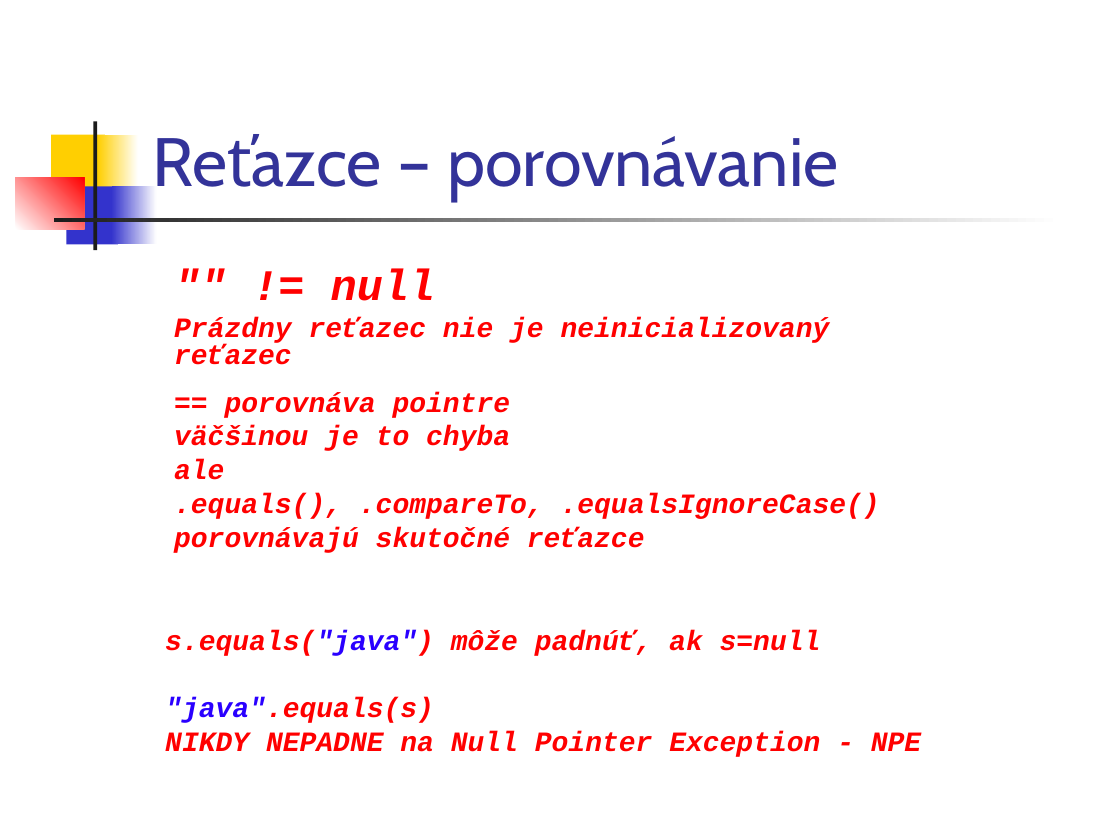
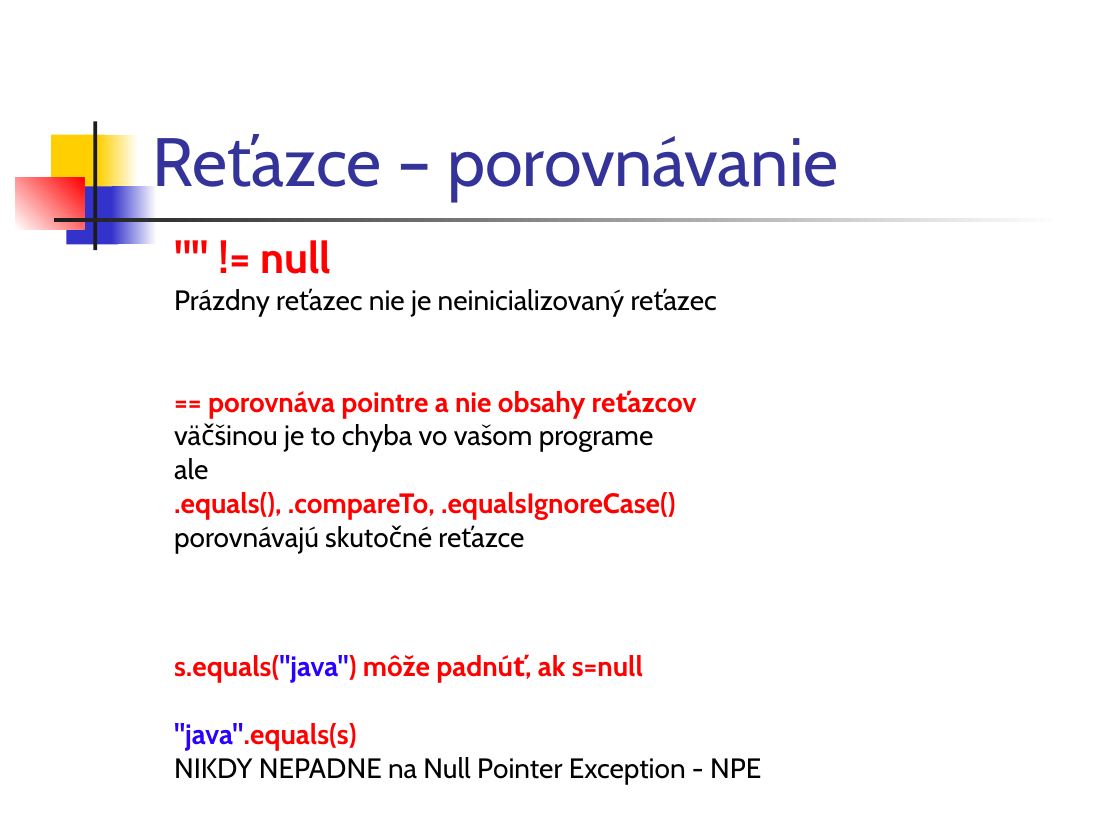
Before and after one commit to Programovanie4/Prednasky, a slide deck: slide 22 of 02/02_java.ppt (slide 23 before the commit). Drawn at 1120x840 pixels with LibreOffice and Linux fonts; fonts in the diff are those of the drawing. Boxes give left, top, right and bottom in pixels: in the first picture for what was removed or moved away, otherwise in the second. Text is boxed around its words. In the diff, an @@ line names an element or a change of style, - is before the commit and + after.

```diff
--- a/02/02_java.ppt
+++ b/02/02_java.ppt
@@ text """ != null": place and size @@
-text """ != null" at (174, 268, 830, 365)
+text """ != null" at (174, 240, 625, 317)
@@ text """ != null" at (174, 240, 625, 317): font Courier New to Cabin, italic off; text colour #FF0000 to #000000, bold off in "Prázdny reťazec nie je neinicializovaný reťazec" @@
@@ text at (208, 391, 654, 452): text changed; font Courier New to Cabin; italic off @@
-== porovnáva pointre
-väčšinou je to chyba
+== porovnáva pointre a nie obsahy reťazcov
+väčšinou je to chyba vo vašom programe
@@ text at (174, 458, 676, 554): font Courier New to Cabin, italic off in "ale", ".equals(), .compareTo, .equalsIgnoreCase()", "porovnávajú skutočné reťazce"; text colour #FF0000 to #000000, bold off in "ale", "porovnávajú skutočné reťazce" @@
@@ text "s.equals("java") môže padnúť, ak s=null": place and size @@
-text "s.equals("java") môže padnúť, ak s=null" at (165, 630, 921, 757)
+text "s.equals("java") môže padnúť, ak s=null" at (174, 655, 761, 784)
@@ text "s.equals("java") môže padnúť, ak s=null" at (174, 655, 761, 784): font Courier New to Cabin, italic off; text colour #FF0000 to #000000, bold off in "NIKDY NEPADNE na Null Pointer Exception - ..." @@
```
Also in this commit, not shown: 19 other slides changed, 6 slides added, 1 slide removed, 1 other file.
